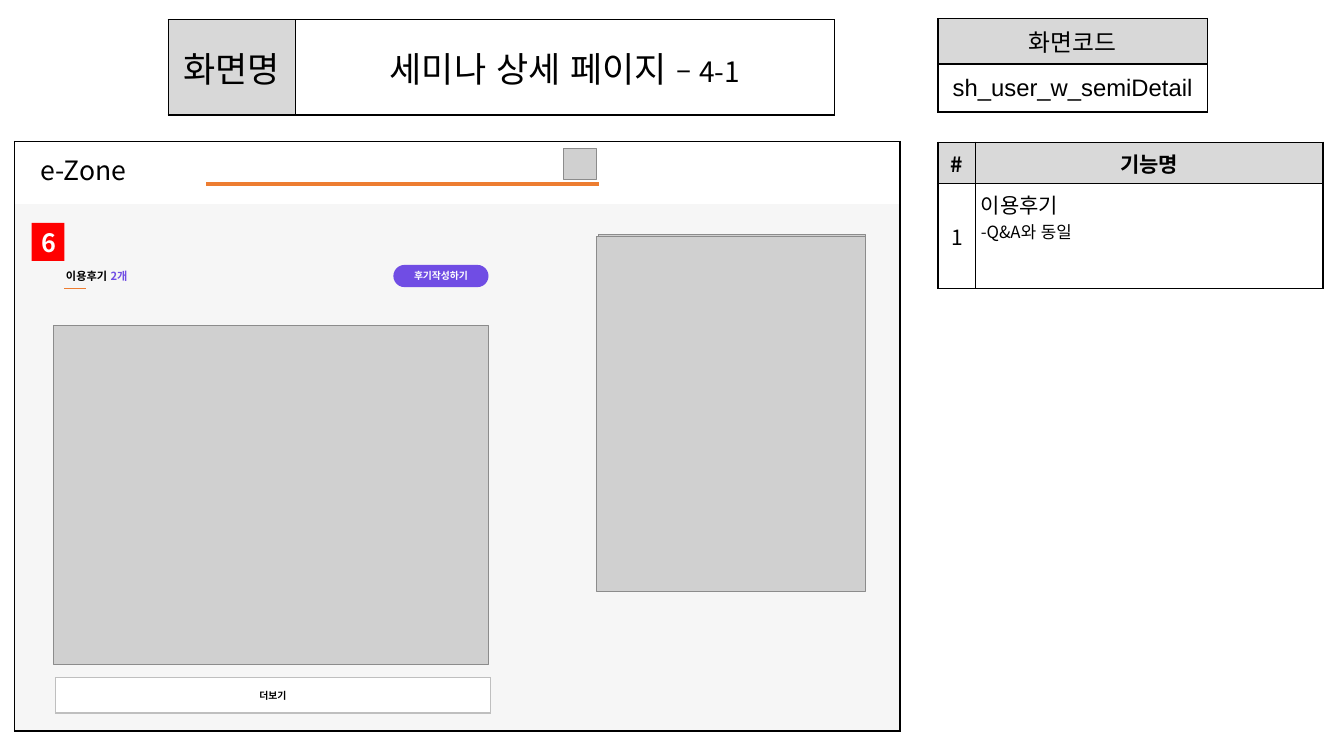
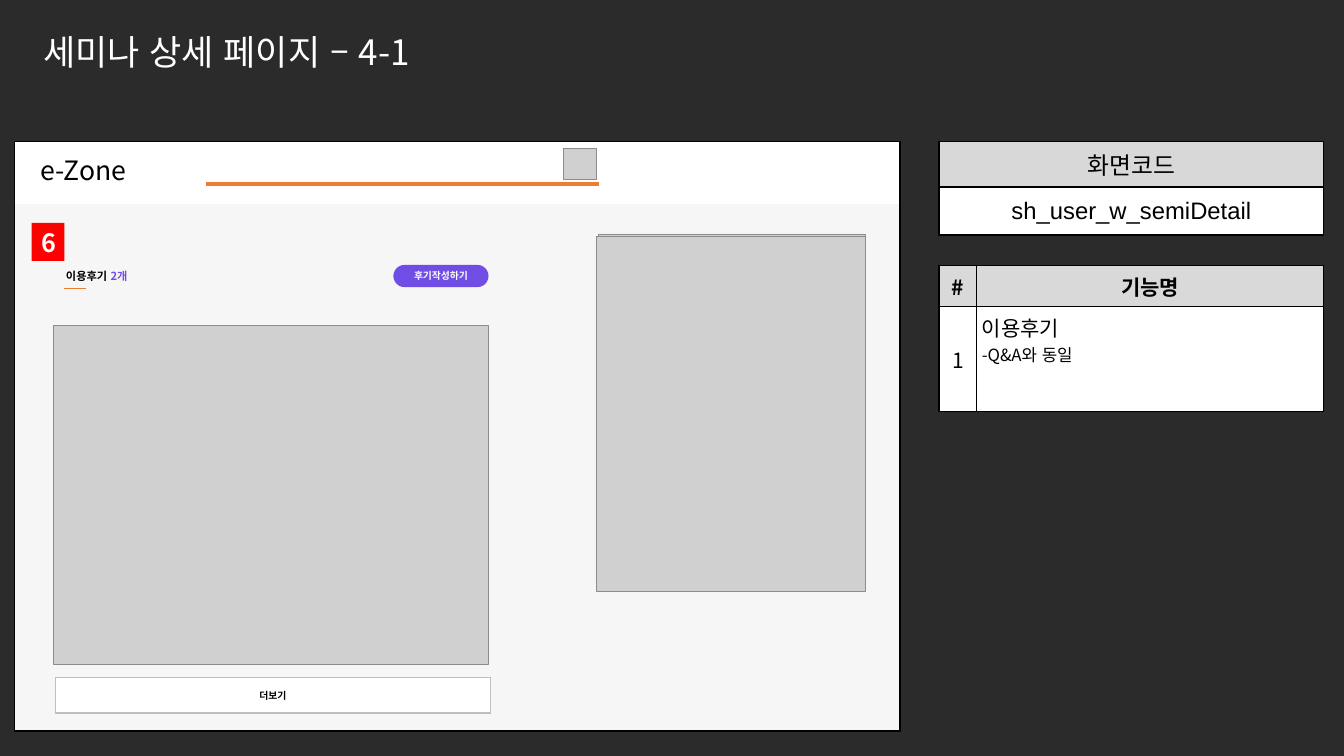
Before and after one commit to ezenteam2/e-Zone, a slide deck: slide 7 of 0 발표용 파워포인트/project05 - 파워포인트 종합 - 서희.pptx. Drawn at 1344x756 pixels with LibreOffice and Linux fonts; fonts in the diff are those of the drawing; grey boxes stand for pictures; background and template pictures are left out; a plain dark background stands for a picture behind light text. Boxes give left, top, right and bottom in pixels: in the first picture for what was removed or moved away, otherwise in the second. Text is boxed around its words. In the diff, an @@ line names an element or a change of style, - is before the commit and + after.

```diff
--- a/0 발표용 파워포인트/project05 - 파워포인트 종합 - 서희.pptx
+++ b/0 발표용 파워포인트/project05 - 파워포인트 종합 - 서희.pptx
@@ background #FFFFFF to picture (left out) @@
@@ table removed at bbox=[168, 20, 835, 115], 1 rows, 2 columns @@
-화면명 | 세미나 상세 페이지 – 4-1
@@ text added at bbox=[44, 36, 410, 68], 25 pt, text #FFFFFF @@
+세미나 상세 페이지 – 4-1
@@ table: place and size @@
-table at bbox=[939, 18, 1208, 112]
+table at bbox=[940, 141, 1325, 235]
@@ table: place and size @@
-table at bbox=[939, 142, 1323, 288]
+table at bbox=[940, 265, 1324, 411]
```
Also in this commit, not shown: 30 other slides changed, 1 other file.
